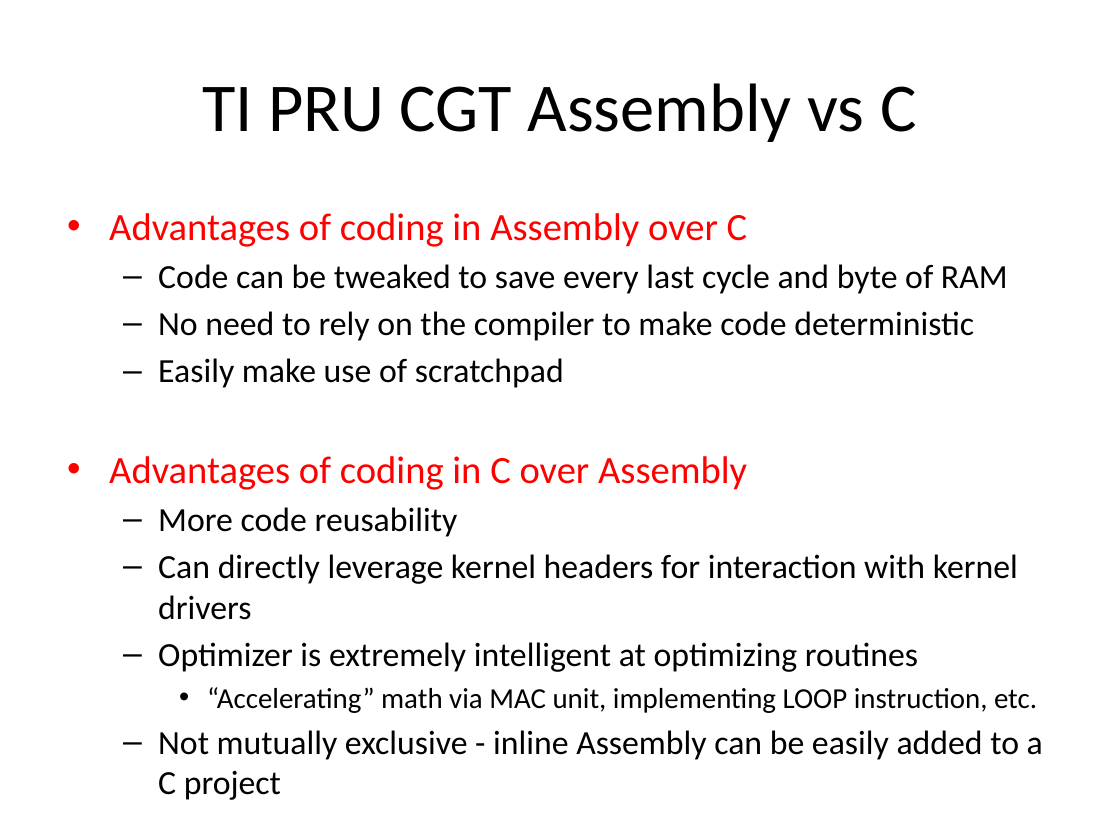
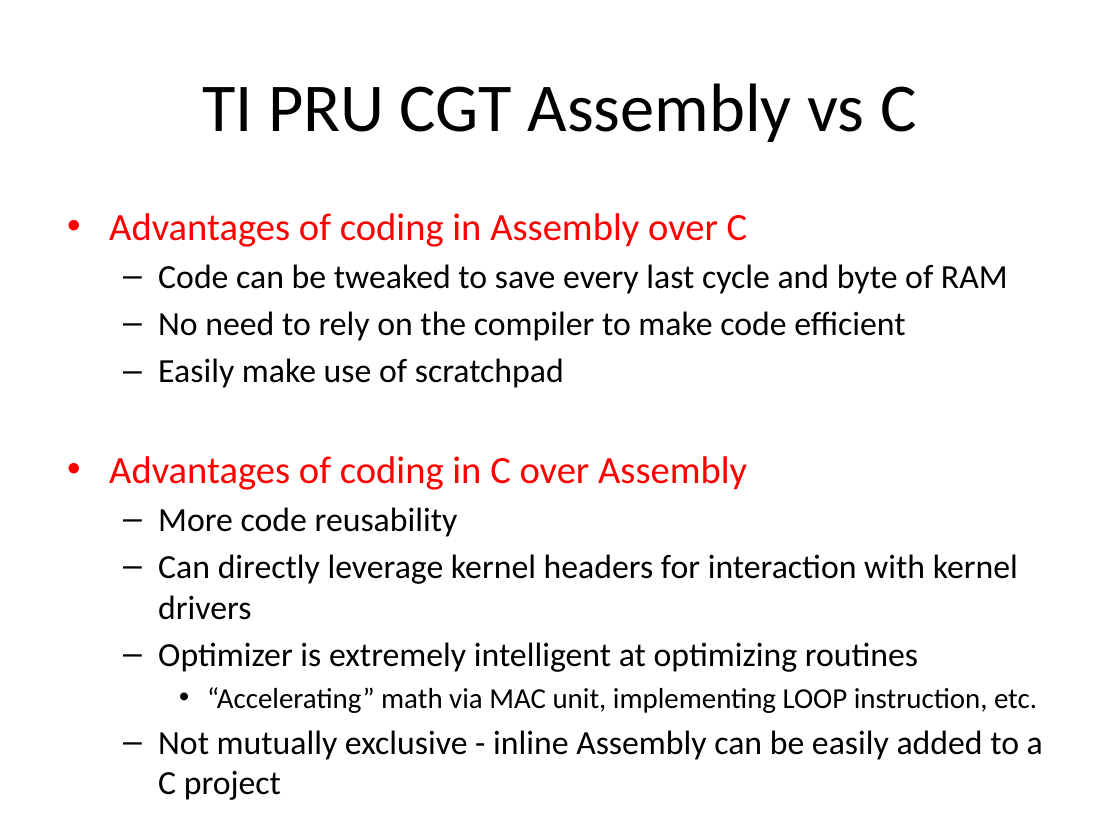
Before and after one commit to hari1989/keystone-workshop, a slide deck: slide 45 of preliminary/Working/presentations/Sitara/PRU in Sitara Device.pptx. Drawn at 1120x840 pixels with LibreOffice and Linux fonts; fonts in the diff are those of the drawing. Boxes give left, top, right and bottom in pixels: in the first picture for what was removed or moved away, otherwise in the second. Text is boxed around its words. In the diff, an @@ line names an element or a change of style, - is before the commit and + after.

```diff
--- a/preliminary/Working/presentations/Sitara/PRU in Sitara Device.pptx
+++ b/preliminary/Working/presentations/Sitara/PRU in Sitara Device.pptx
@@ text at [158,311,905,341]: text changed @@
-  – No need to rely on the compiler to make code deterministic
+  – No need to rely on the compiler to make code efficient
```
Also in this commit, not shown: 11 other slides changed, 3 slides added, 3 slides removed.
